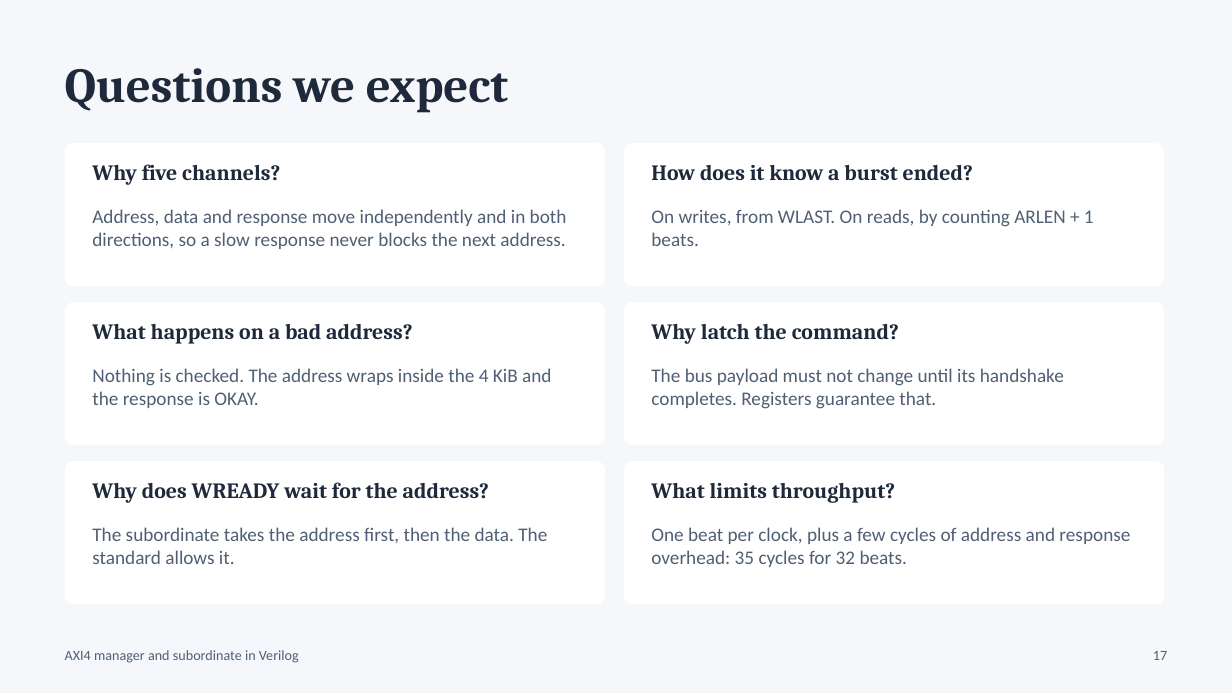
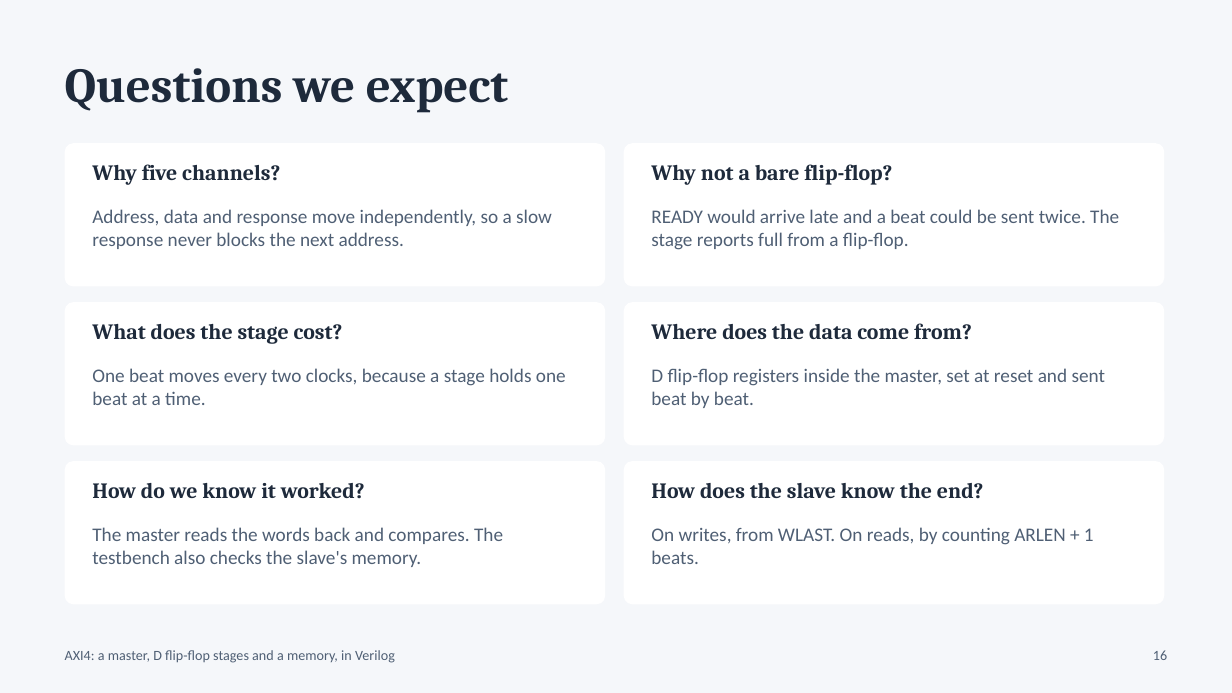
Before and after one commit to Moksha2709/Axi4_FPGA_Implementation, a slide deck: slide 16 of docs/AXI4_Viva_Presentation.pptx (slide 17 before the commit). Drawn at 1232x693 pixels with LibreOffice and Linux fonts; fonts in the diff are those of the drawing. Boxes give left, top, right and bottom in pixels: in the first picture for what was removed or moved away, otherwise in the second. Text is boxed around its words. In the diff, an @@ line names an element or a change of style, - is before the commit and + after.

Commit message:
Master that starts transfers itself, D flip-flop stages on all five channels; INCR-only bursts, no attribute signals; regenerate diagram, waveforms and presentation

```diff
--- a/docs/AXI4_Viva_Presentation.pptx
+++ b/docs/AXI4_Viva_Presentation.pptx
@@ text at (651,164,892,185): text changed @@
-How does it know a burst ended?
+Why not a bare flip-flop?
@@ text at (92,209,552,249): text changed @@
-Address, data and response move independently and in both directions, so a slow response never blocks the next address.
+Address, data and response move independently, so a slow response never blocks the next address.
@@ text at (651,209,1119,250): text changed @@
-On writes, from WLAST. On reads, by counting ARLEN + 1 beats.
+READY would arrive late and a beat could be sent twice. The stage reports full from a flip-flop.
@@ text at (92,324,343,344): text changed @@
-What happens on a bad address?
+What does the stage cost?
@@ text at (651,323,972,340): text changed @@
-Why latch the command?
+Where does the data come from?
@@ text at (92,368,566,405): text changed @@
-Nothing is checked. The address wraps inside the 4 KiB and the response is OKAY.
+One beat moves every two clocks, because a stage holds one beat at a time.
@@ text at (651,368,1105,408): text changed @@
-The bus payload must not change until its handshake completes. Registers guarantee that.
+D flip-flop registers inside the master, set at reset and sent beat by beat.
@@ text at (92,483,365,499): text changed @@
-Why does WREADY wait for the address?
+How do we know it worked?
@@ text at (651,483,984,499): text changed @@
-What limits throughput?
+How does the slave know the end?
@@ text at (92,527,503,567): text changed @@
-The subordinate takes the address first, then the data. The standard allows it.
+The master reads the words back and compares. The testbench also checks the slave's memory.
@@ text at (651,527,1094,564): text changed @@
-One beat per clock, plus a few cycles of address and response overhead: 35 cycles for 32 beats.
+On writes, from WLAST. On reads, by counting ARLEN + 1 beats.
@@ text at (65,650,395,663): text changed @@
-AXI4 manager and subordinate in Verilog
+AXI4: a master, D flip-flop stages and a memory, in Verilog
@@ text at (1153,650,1167,660): text changed @@
-17
+16
```
Also in this commit, not shown: 7 other slides changed, 8 slides added, 9 slides removed, 23 other files.
